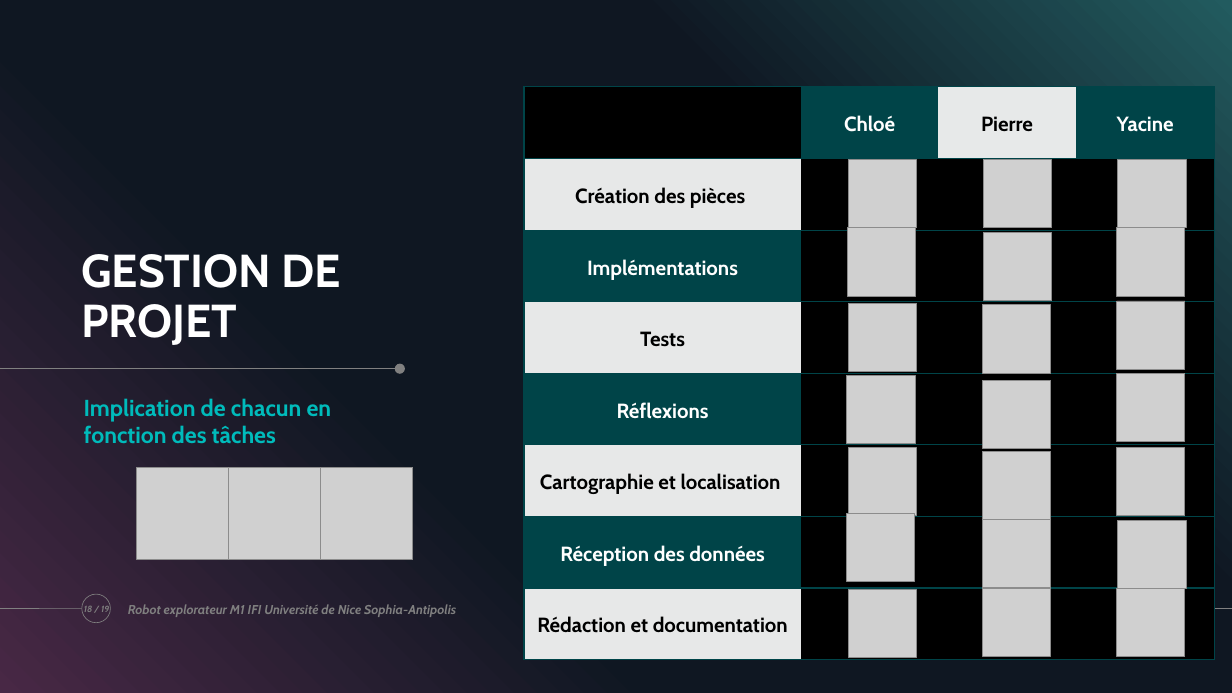
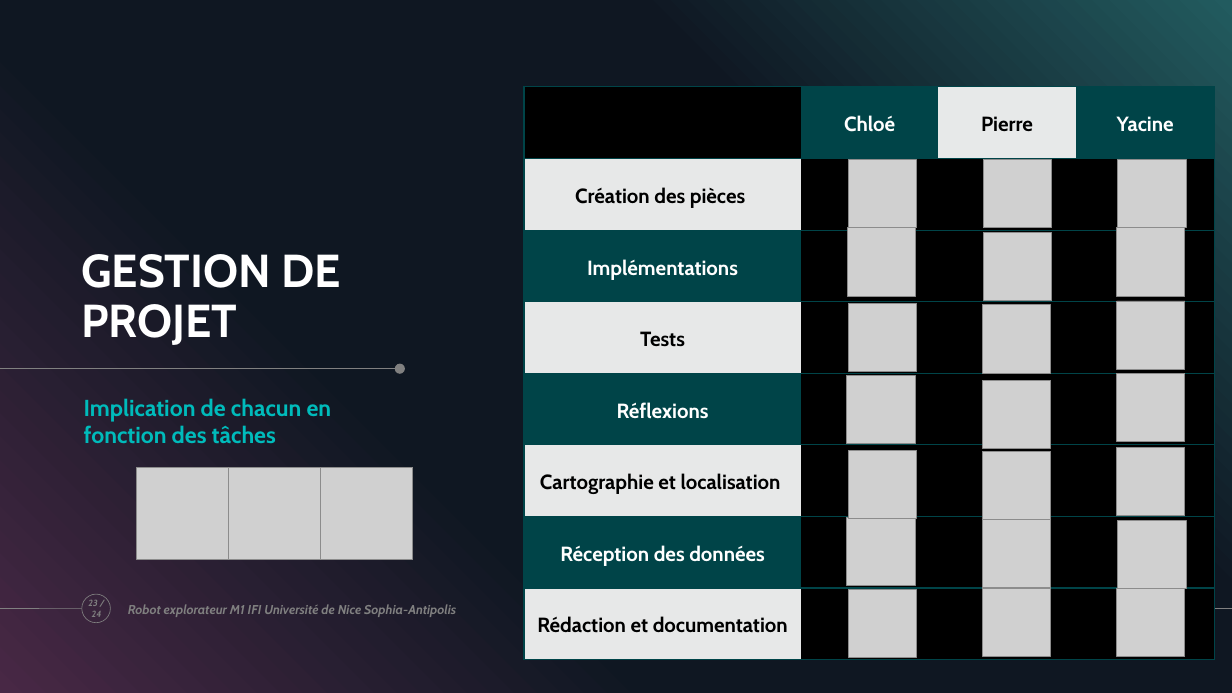
Before and after one commit to ChloeMaccarinelli/TER_M1_S2, a slide deck: slide 23 of doc/Diapo_LOTFI_MACCARINELLI_MARION.pptx (slide 18 before the commit). Drawn at 1232x693 pixels with LibreOffice and Linux fonts; fonts in the diff are those of the drawing; grey boxes stand for pictures. Boxes give left, top, right and bottom in pixels: in the first picture for what was removed or moved away, otherwise in the second. Text is boxed around its words. In the diff, an @@ line names an element or a change of style, - is before the commit and + after.

```diff
--- a/doc/Diapo_LOTFI_MACCARINELLI_MARION.pptx
+++ b/doc/Diapo_LOTFI_MACCARINELLI_MARION.pptx
@@ picture: place and size @@
-picture at (847,514,915,582)
+picture at (848,450,917,518)
@@ picture: place and size @@
-picture at (848,447,917,516)
+picture at (848,518,916,586)
@@ page number at (88,600,102,617): text changed @@
-18 / 19
+23 / 24
```
Also in this commit, not shown: 5 other slides changed, 5 slides added, 1 other file.
